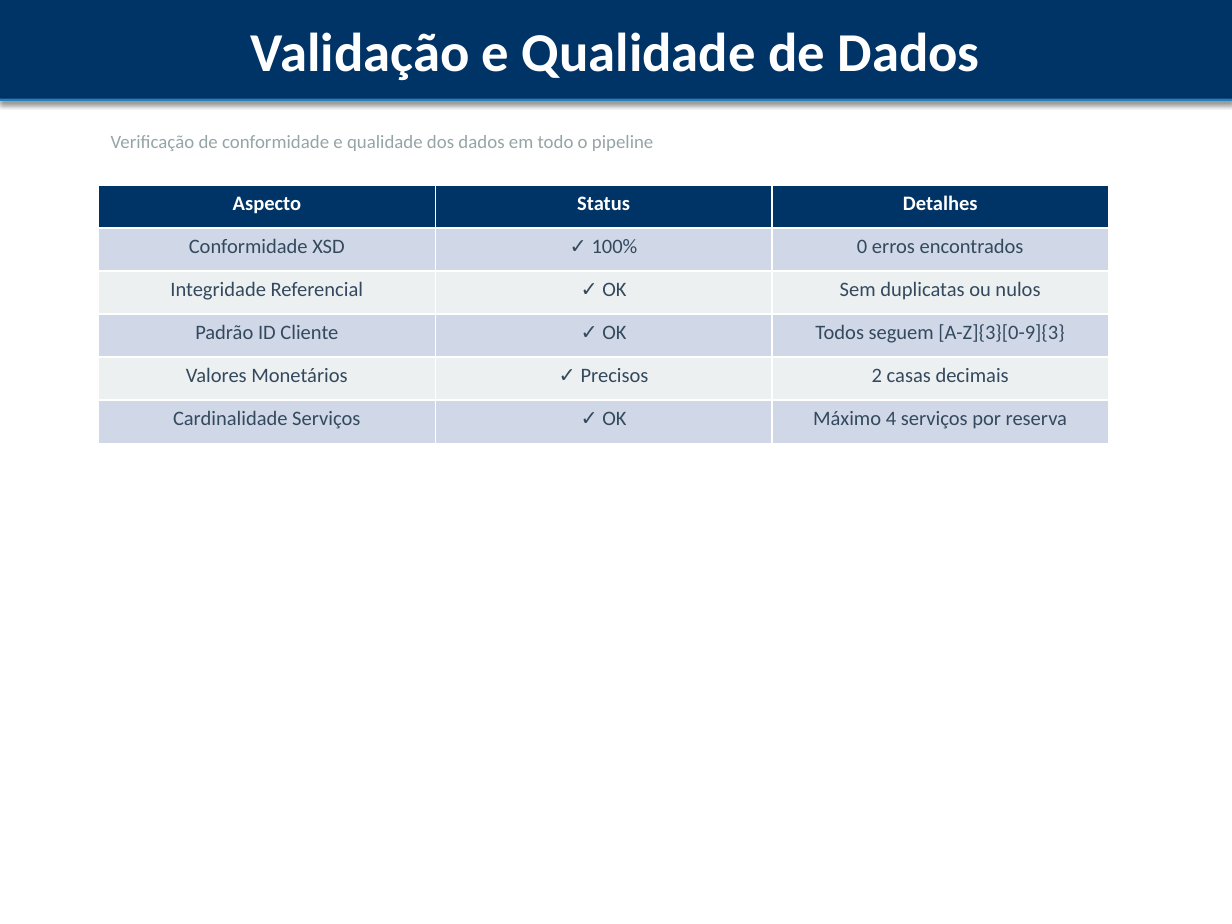
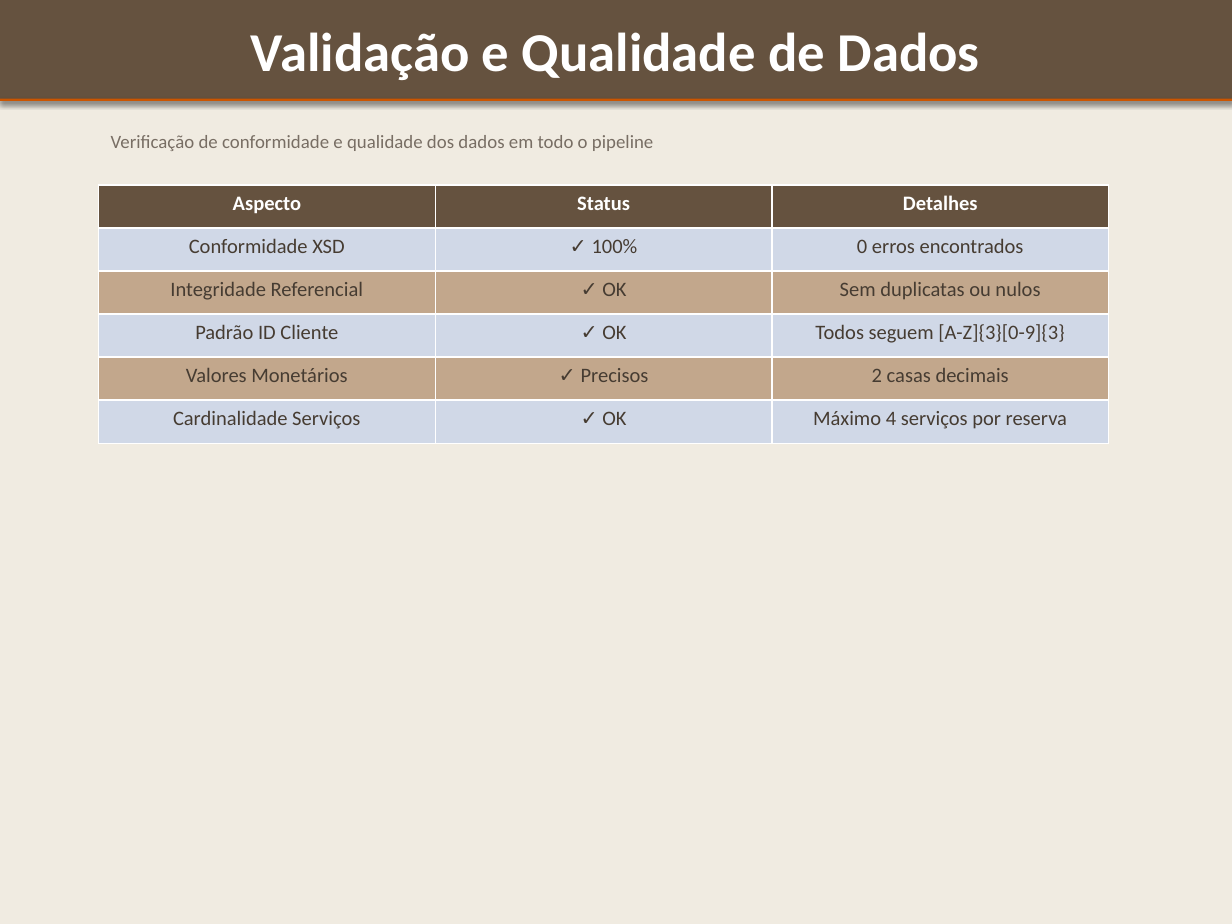
Before and after one commit to InnaVibes/Ctesp, a slide deck: slide 21 of peid/TRABALHO_PRATICO/apresentacao_reservas.pptx. Drawn at 1232x924 pixels with LibreOffice and Linux fonts; fonts in the diff are those of the drawing. Boxes give left, top, right and bottom in pixels: in the first picture for what was removed or moved away, otherwise in the second. Text is boxed around its words. In the diff, an @@ line names an element or a change of style, - is before the commit and + after.

```diff
--- a/peid/TRABALHO_PRATICO/apresentacao_reservas.pptx
+++ b/peid/TRABALHO_PRATICO/apresentacao_reservas.pptx
@@ background #FFFFFF to #F0EBE1 @@
@@ rectangle "Validação e Qualidade de Dados" at [0,0,1232,99]: fill #003366 to #65523F; outline #003366 0.75 pt to #65523F 0.75 pt @@
@@ rectangle at [0,99,1232,101]: fill #2980B9 to #CC5500 @@
@@ text "Verificação de conformidade e qualidade ..." at [111,135,653,151]: text colour #95A5A6 to #786E64 @@
@@ table at [99,185,1108,444] @@
@@ fill #003366 to #65523F in row 1 @@
@@ fill #ECF0F1 to #C2A78C in 6 cells @@
@@ text colour #34495E to #463C32 @@
```
Also in this commit, not shown: 21 other slides changed, 2 other files.
